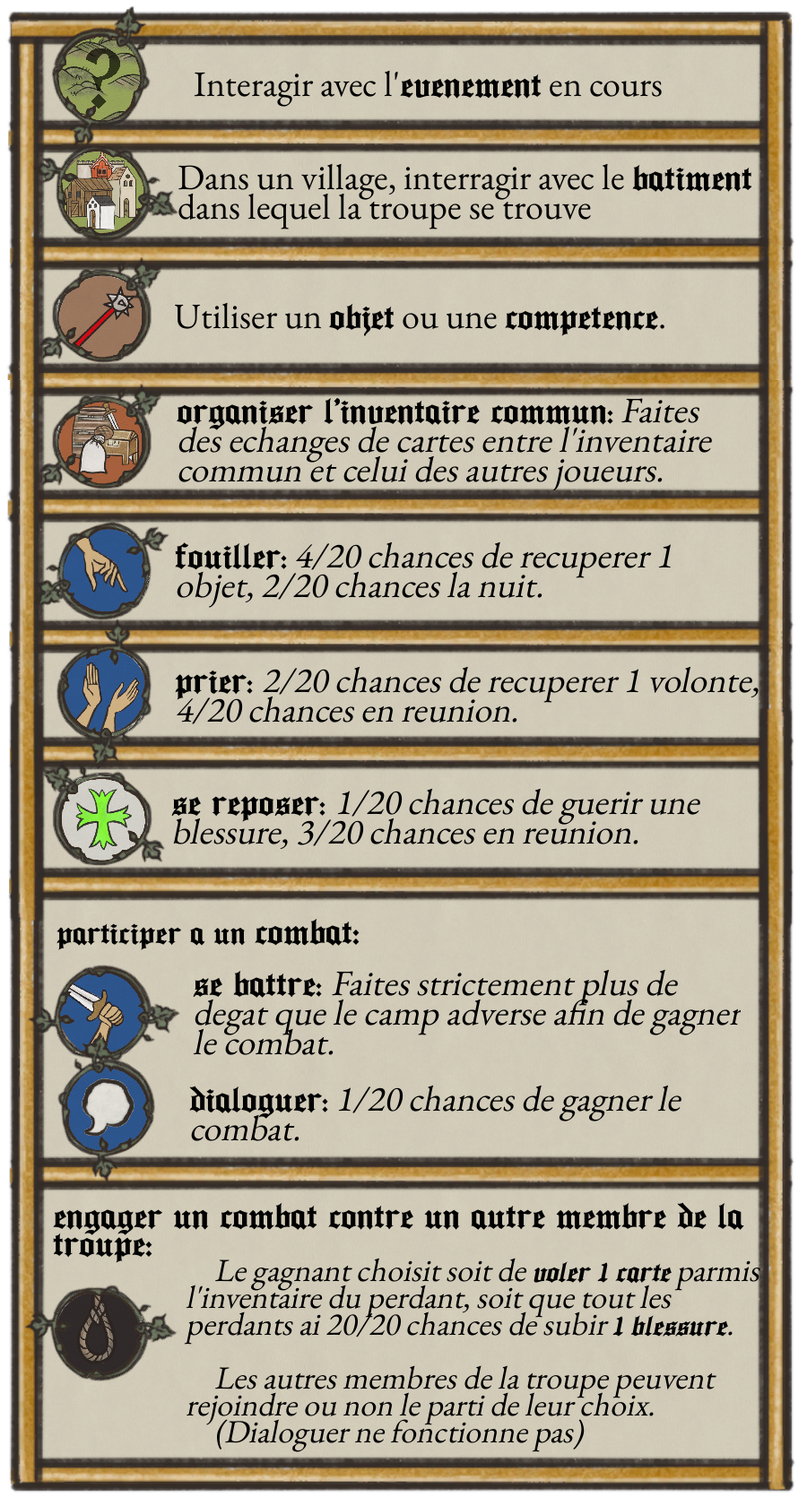
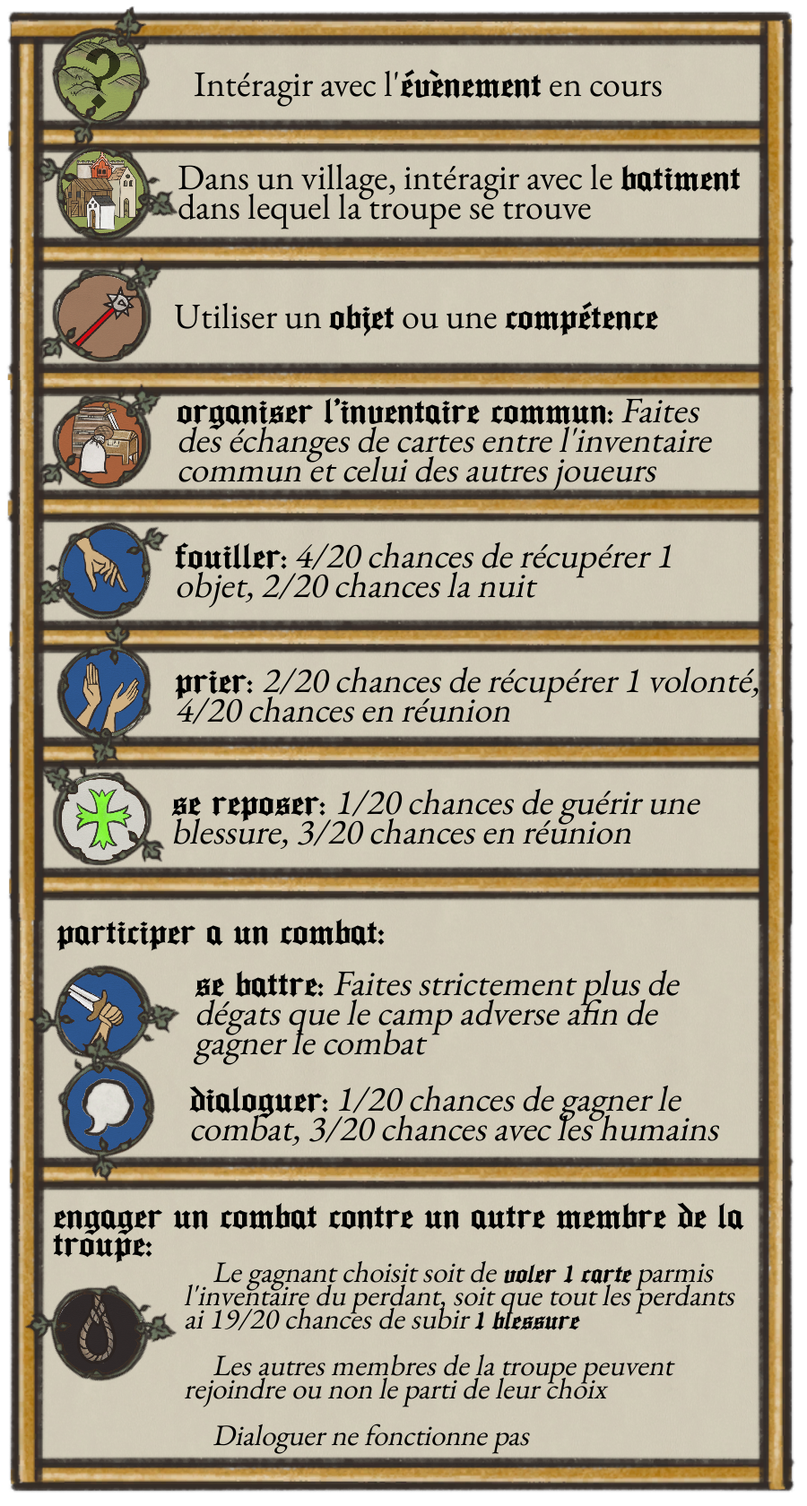
The second 807x1506 image is a revision of the first. Changes to its layers:
painted on "participer a un combat:" over [56, 918, 385, 952]
painted on "Le gagnant choisit soit de vol..." over [183, 1257, 761, 1455]
painted on "dialoguer: 1/20 chances de gag..." over [291, 1114, 720, 1146]
painted on "se battre: Faites strictement ..." over [192, 969, 741, 1066]
painted on "se reposer: 1/20 chances de gu..." over [543, 790, 639, 845]
renamed "prier: 2/20 chances de recuper..." to "prier: 2/20 chances de récupér...", painted on it over [422, 668, 755, 723]
renamed "fouiller: 4/20 chances de recu..." to "fouiller: 4/20 chances de récu...", painted on it over [537, 544, 614, 599]
painted on "organiser l'inventaire commun:..." over [237, 428, 663, 483]
renamed "Utiliser un objet ou une compe..." to "Utiliser un objet ou une compé...", painted on it over [578, 301, 665, 330]
renamed "Interagir avec l'evenement en ..." to "Intéragir avec l'évènement en ...", painted on it over [242, 69, 444, 98]
renamed "Dans un village, interragir av..." to "Dans un village, intéragir ave...", painted on it over [449, 163, 753, 200]
